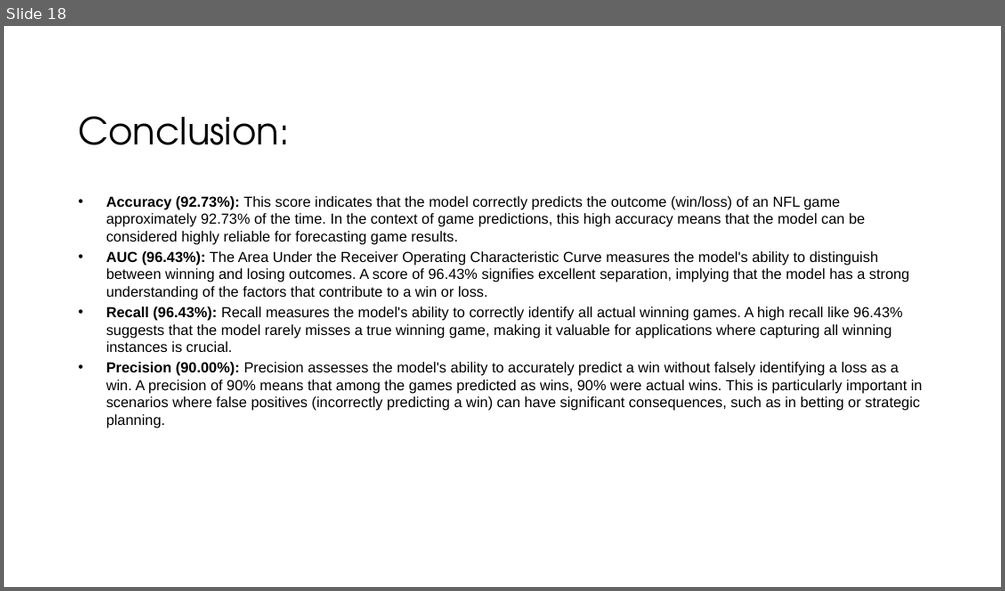
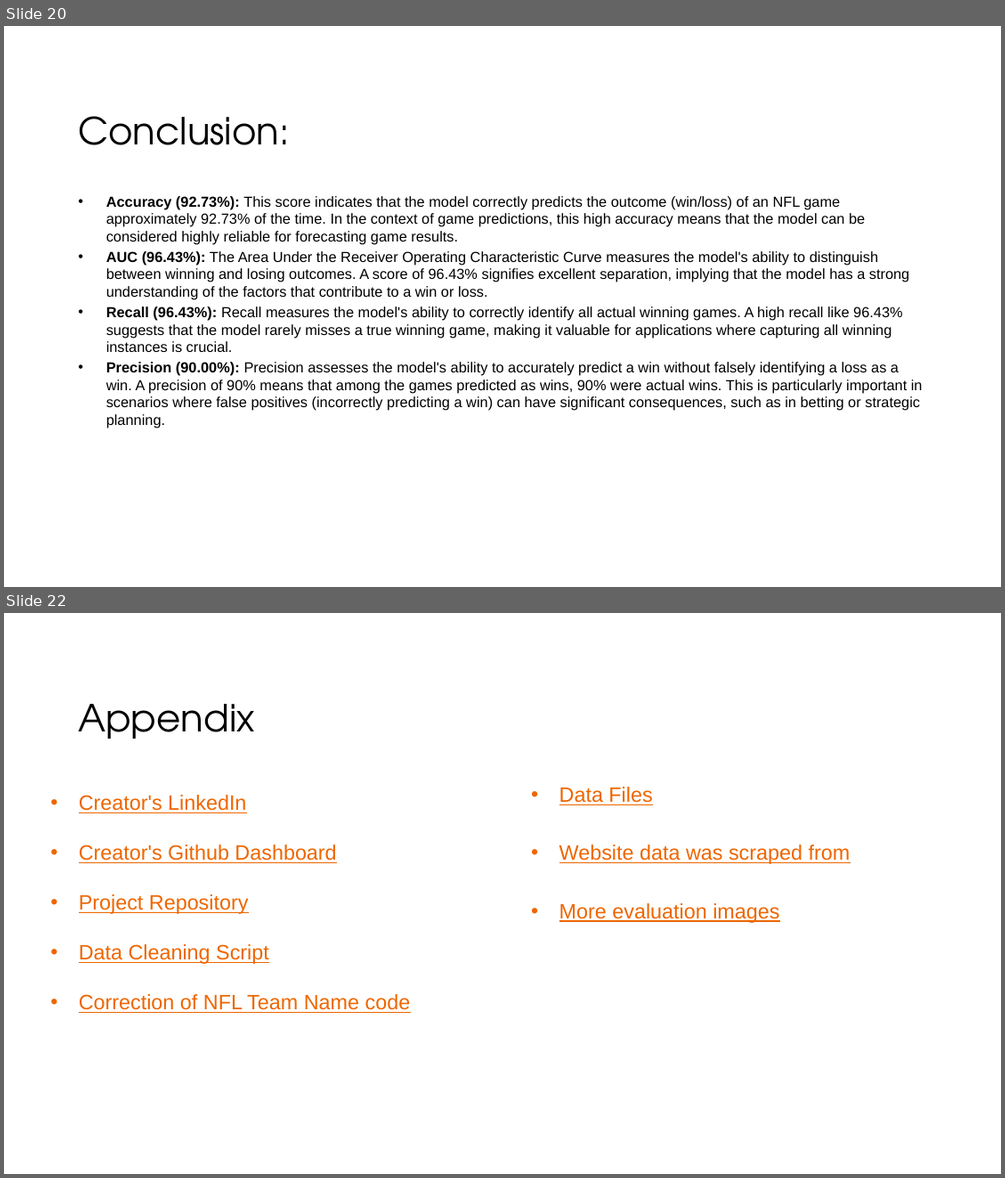
Before and after one commit to RDT3304/NFL-Game_Predictor, a slide deck: NFL Game Predictions.pptx. Shown one above the other, each under a label of ours: slide 18 before the commit, slides 20 and 22 after it; the slides between them are not shown. The pictures are 1005x591 and 1005x1178 pixels, drawn with LibreOffice and Linux fonts; fonts in the diff are those of the drawing; background and template pictures are left out. Boxes give left, top, right and bottom in pixels: in the first picture for what was removed or moved away, otherwise in the second. Text is boxed around its words. In the diff, an @@ line names an element or a change of style, - is before the commit and + after.

```diff
--- a/NFL Game Predictions.pptx
+++ b/NFL Game Predictions.pptx
@@ slide 22 added at <box>4,613,1001,1174</box>, background picture (left out) @@
@@ title added at <box>78,704,255,738</box>, 36 pt, text #000000 @@
+Appendix
@@ text added at <box>79,795,411,1013</box>, 20 pt, text #EE6600, underline @@
+• Creator's LinkedIn
+• Creator's Github Dashboard
+• Project Repository
+• Data Cleaning Script
+• Correction of NFL Team Name code
@@ text added at <box>559,787,850,923</box>, 20 pt, text #EE6600, underline @@
+• Data Files
+• Website data was scraped from
+• More evaluation images
@@ what was slide 18 is now slide 20 @@
```
Also in this commit, not shown: 2 slides changed, 2 other slides added, 1 slide removed.
